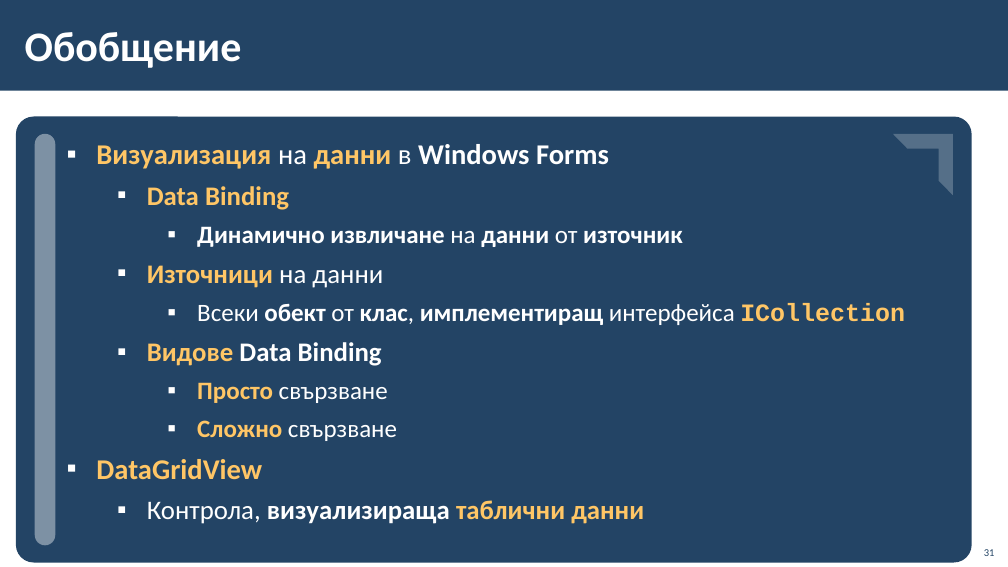
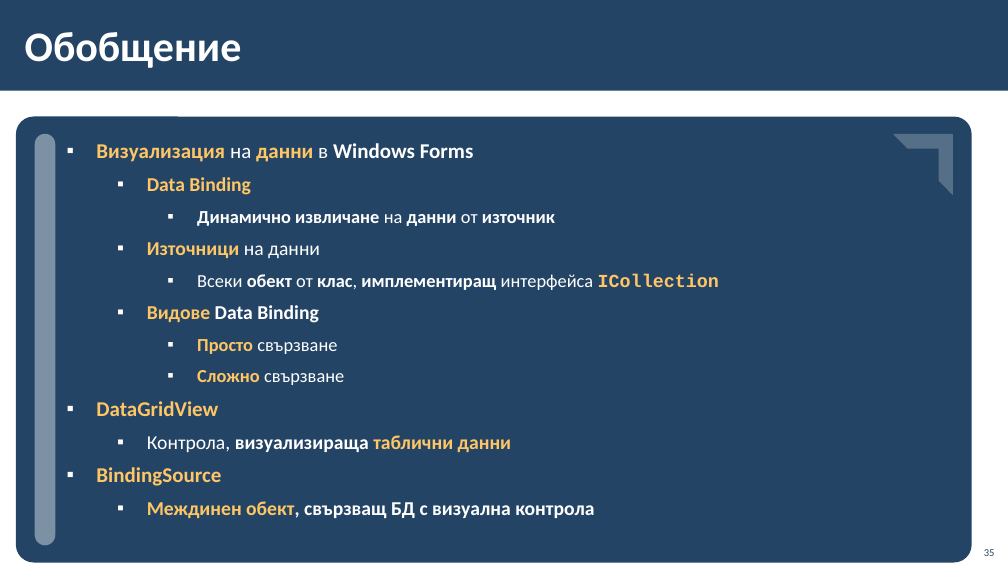
Before and after one commit to BG-IT-Edu/School-Programming, a slide deck: slide 35 of Courses/Software-Sciences/Module-4-Information-Systems-New/05-Connecting-Windows-Forms-with-database/05-Connecting-Windows-Forms-with-database.pptx (slide 31 before the commit). Drawn at 1008x567 pixels with LibreOffice and Linux fonts; fonts in the diff are those of the drawing; background and template pictures are left out. Boxes give left, top, right and bottom in pixels: in the first picture for what was removed or moved away, otherwise in the second. Text is boxed around its words. In the diff, an @@ line names an element or a change of style, - is before the commit and + after.

```diff
--- a/Courses/Software-Sciences/Module-4-Information-Systems-New/05-Connecting-Windows-Forms-with-database/05-Connecting-Windows-Forms-with-database.pptx
+++ b/Courses/Software-Sciences/Module-4-Information-Systems-New/05-Connecting-Windows-Forms-with-database/05-Connecting-Windows-Forms-with-database.pptx
@@ text at (96,143,719,452): size 27.2 to 20 pt in "Визуализация на данни в Windows Forms", "DataGridView"; size 25.5 to 18.8 pt in "Data Binding", "Източници на данни", "Видове Data Binding", "Контрола, визуализираща таблични данни"; size 23.8 to 17.5 pt in "Динамично извличане на данни от източник", "Всеки обект от клас, имплементиращ интерфейса ICollection", "Просто свързване", "Сложно свързване" @@
@@ text at (96,467,594,518): paragraphs added @@
+▪ BindingSource
+  ▪ Междинен обект, свързващ БД с визуална контрола
@@ page number at (984,549,995,556): text changed @@
-31
+35
```
Also in this commit, not shown: 1 other slide changed, 4 slides added.
